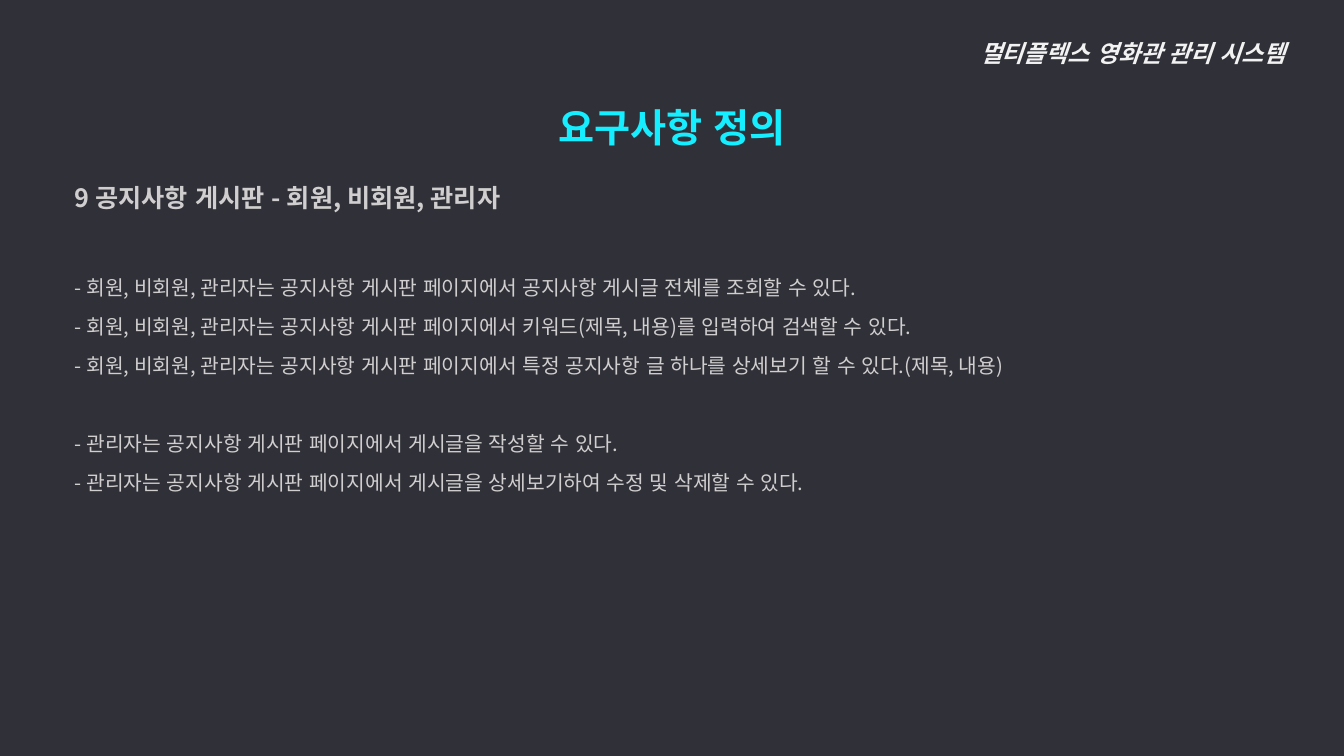
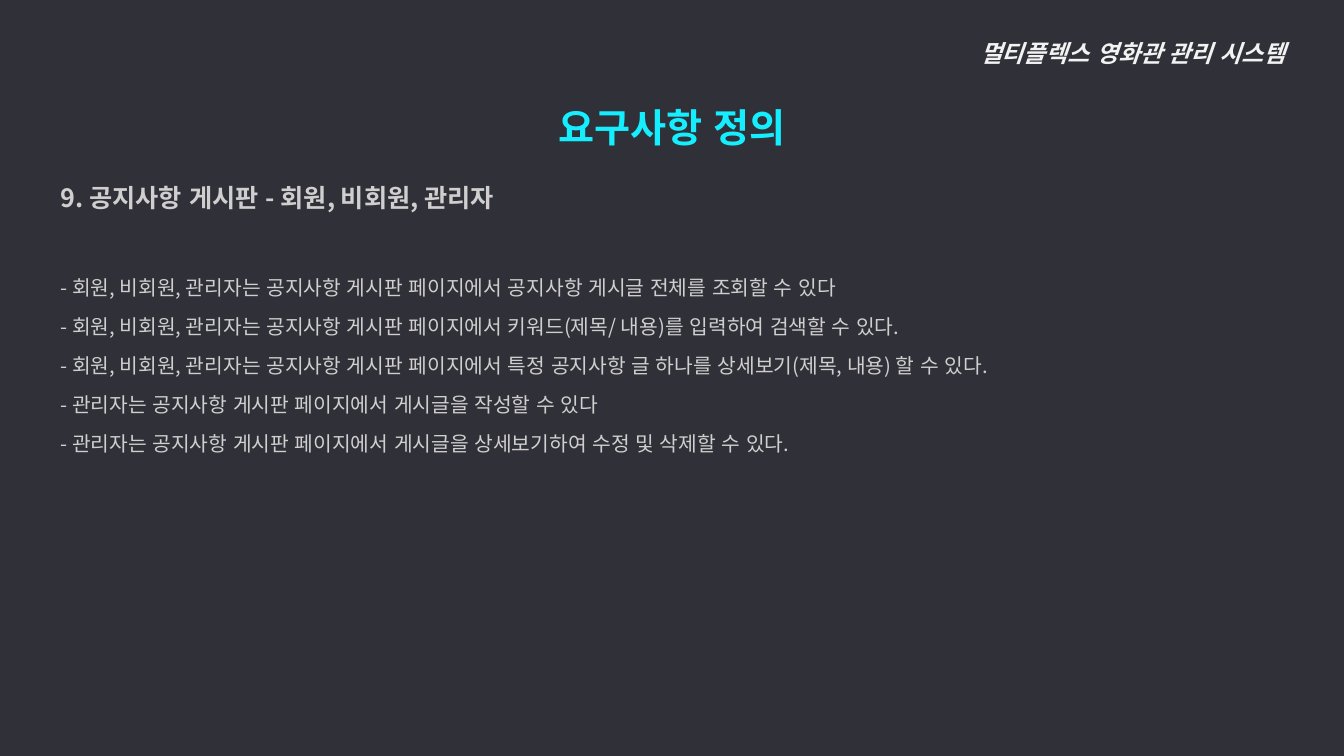
Before and after one commit to ywc-412/MultiplexTeamProject, a slide deck: slide 18 of 2조 시스템개요, 요구사항 정의.pptx (slide 17 before the commit). Drawn at 1344x756 pixels with LibreOffice and Linux fonts; fonts in the diff are those of the drawing. Boxes give left, top, right and bottom in pixels: in the first picture for what was removed or moved away, otherwise in the second. Text is boxed around its words. In the diff, an @@ line names an element or a change of style, - is before the commit and + after.

Commit message:
요구사항정의 피드백 받은 부분 반영해서 다시 올림

```diff
--- a/2조 시스템개요, 요구사항 정의.pptx
+++ b/2조 시스템개요, 요구사항 정의.pptx
@@ text "9. 공지사항 게시판 - 회원, ...": place and size @@
-text "9. 공지사항 게시판 - 회원, ..." at (75, 185, 1003, 492)
+text "9. 공지사항 게시판 - 회원, ..." at (60, 185, 988, 453)
@@ text at (60, 185, 988, 414): text changed @@
-  9 공지사항 게시판 - 회원, 비회원, 관리자
-  - 회원, 비회원, 관리자는 공지사항 게시판 페이지에서 공지사항 게시글 전체를 조회할 수 있다.
-  - 회원, 비회원, 관리자는 공지사항 게시판 페이지에서 키워드(제목, 내용)를 입력하여 검색할 수 있다.
-  - 회원, 비회원, 관리자는 공지사항 게시판 페이지에서 특정 공지사항 글 하나를 상세보기 할 수 있다.(제목, 내용)
-  - 관리자는 공지사항 게시판 페이지에서 게시글을 작성할 수 있다.
+  9. 공지사항 게시판 - 회원, 비회원, 관리자
+  - 회원, 비회원, 관리자는 공지사항 게시판 페이지에서 공지사항 게시글 전체를 조회할 수 있다
+  - 회원, 비회원, 관리자는 공지사항 게시판 페이지에서 키워드(제목/ 내용)를 입력하여 검색할 수 있다.
+  - 회원, 비회원, 관리자는 공지사항 게시판 페이지에서 특정 공지사항 글 하나를 상세보기(제목, 내용) 할 수 있다.
+  - 관리자는 공지사항 게시판 페이지에서 게시글을 작성할 수 있다
```
Also in this commit, not shown: 13 other slides changed, 2 slides added.
